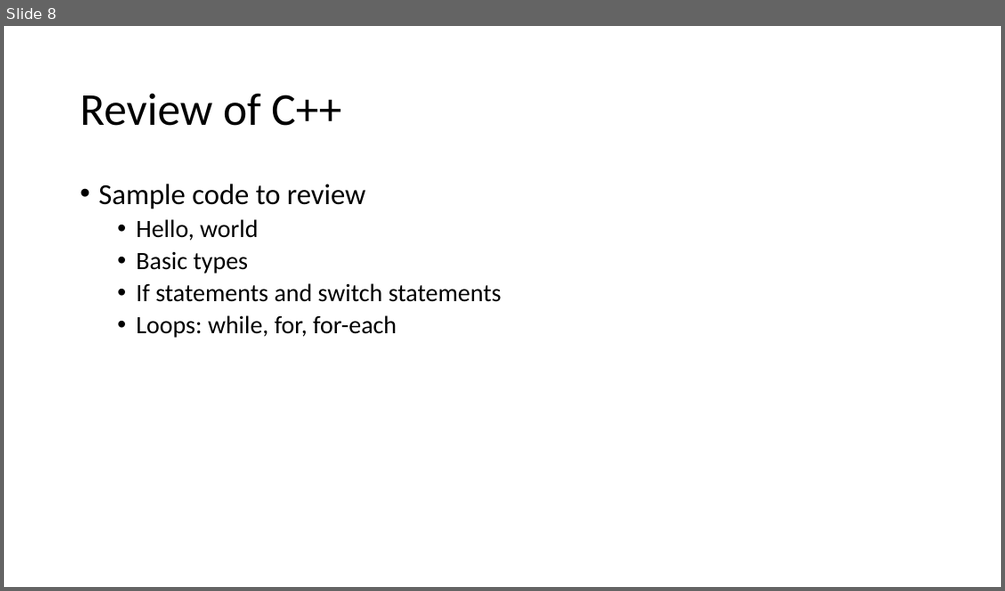
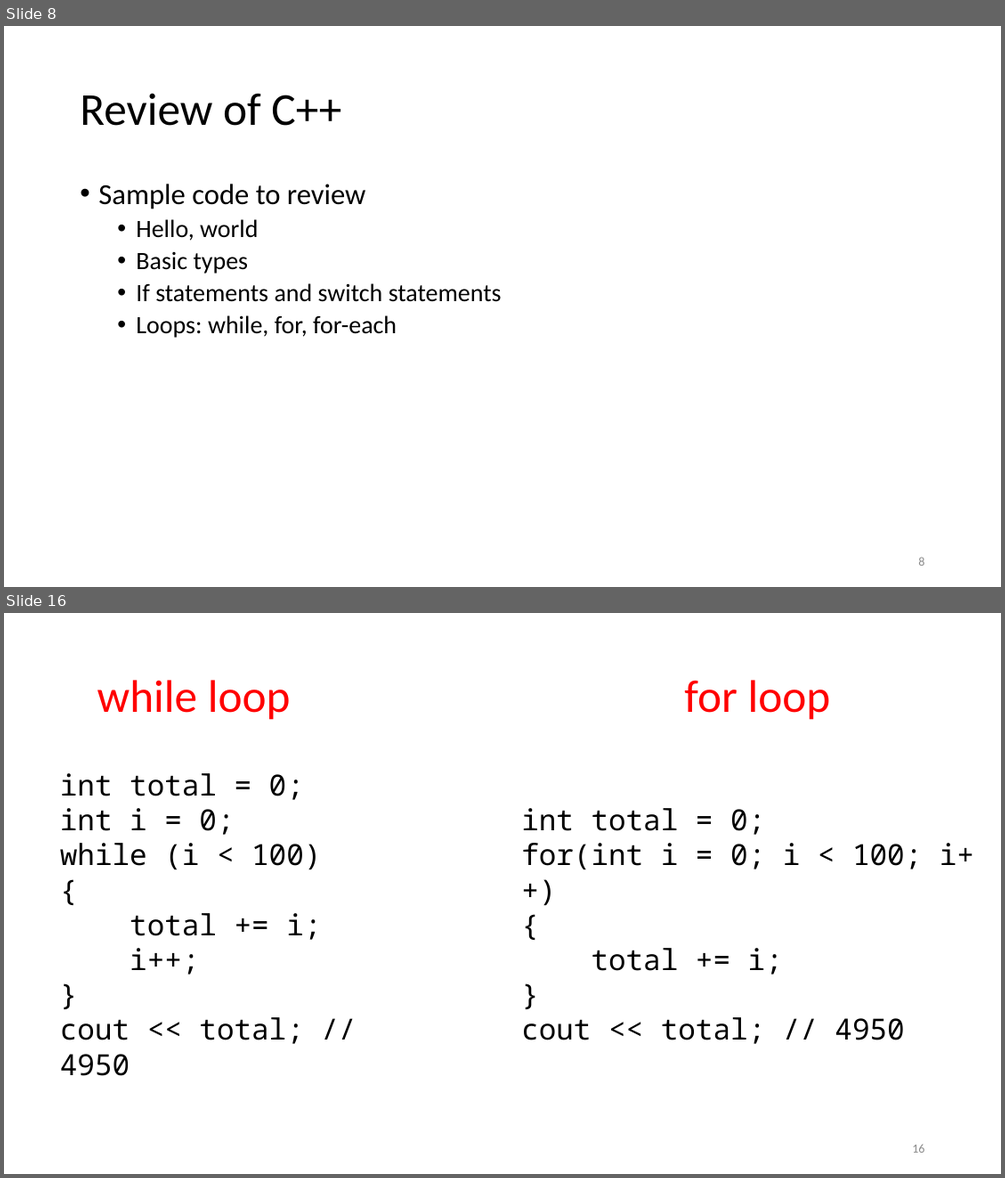
Before and after one commit to tjd1234/cmpt135spring2024, a slide deck: sample_code/week1/week1_cmpt135.pptx. Shown one above the other, each under a label of ours: slide 8 before the commit, slides 8 and 16 after it; the slides between them are not shown. The pictures are 1005x591 and 1005x1178 pixels, drawn with LibreOffice and Linux fonts; fonts in the diff are those of the drawing. Boxes give left, top, right and bottom in pixels: in the first picture for what was removed or moved away, otherwise in the second. Text is boxed around its words. In the diff, an @@ line names an element or a change of style, - is before the commit and + after.

```diff
--- a/sample_code/week1/week1_cmpt135.pptx
+++ b/sample_code/week1/week1_cmpt135.pptx
@@ slide 16 added at [4, 613, 1001, 1174], background #FFFFFF @@
@@ title added at [97, 680, 291, 720], 44 pt, text #FF0000 @@
+while loop
@@ text added at [684, 680, 831, 720], 44 pt, text #FF0000 @@
+for loop
@@ text added at [60, 773, 321, 1044], 28 pt, text #000000 @@
+int total = 0;
+int i = 0;
+while (i < 100)
+{
+total += i;
+i++;
+}
+cout << total; // 4950
@@ text added at [521, 808, 974, 1044], 28 pt, text #000000 @@
+int total = 0;
+for(int i = 0; i < 100; i++)
+{
+total += i;
+}
+cout << total; // 4950
@@ page number added at [912, 1144, 924, 1152], 12 pt, text #8C8C8C @@
+16
@@ slide 8 changed as well @@
@@ page number added at [918, 556, 924, 565], 12 pt, text #8C8C8C @@
+8
```
Also in this commit, not shown: 8 other slides changed, 18 other slides added, 6 other files.
